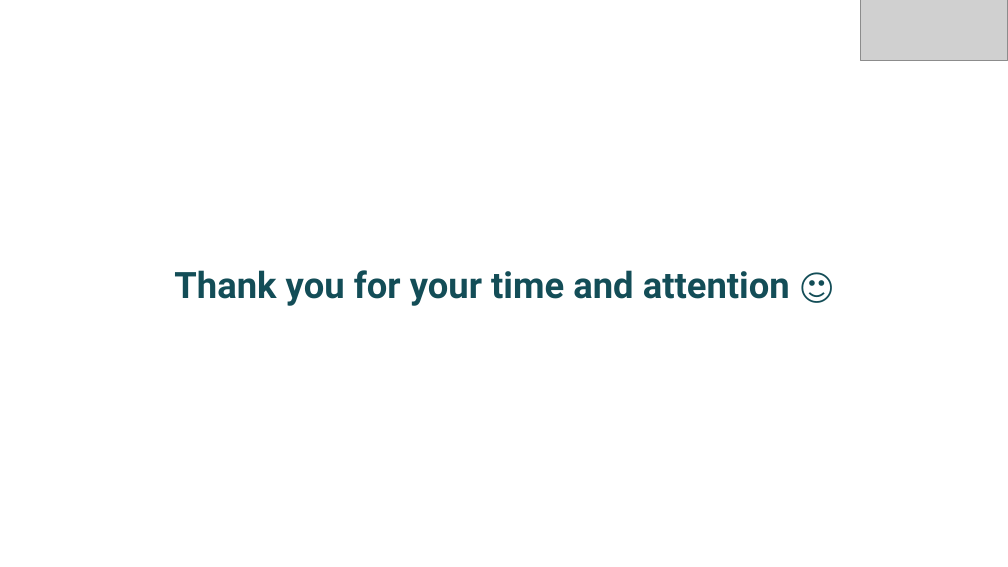
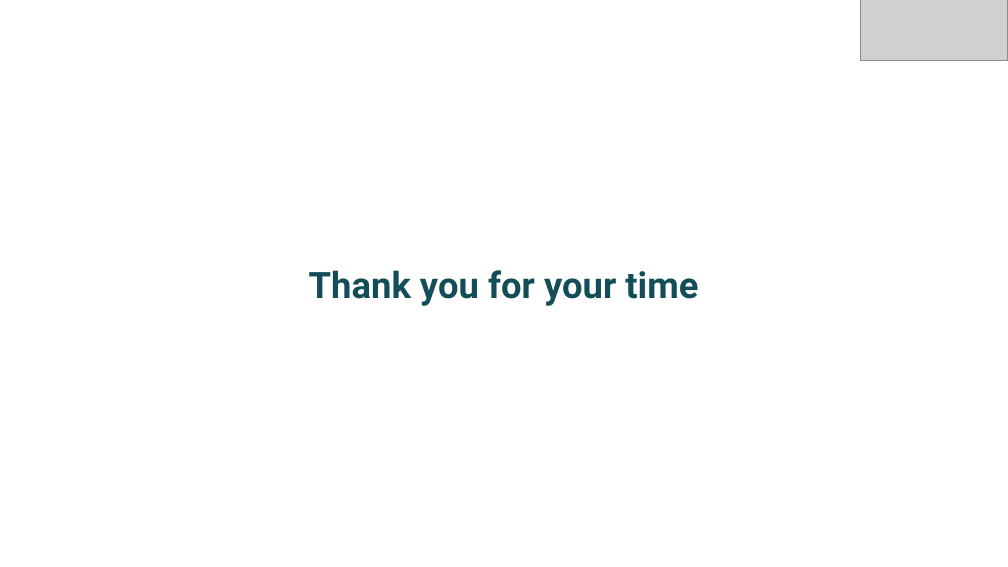
Before and after one commit to bizzfuzz/CHOP-comprehensive-hospital-outcome-prediction-system, a slide deck: slide 14 of CHOP.pptx (slide 9 before the commit). Drawn at 1008x567 pixels with LibreOffice and Linux fonts; fonts in the diff are those of the drawing; grey boxes stand for pictures. Boxes give left, top, right and bottom in pixels: in the first picture for what was removed or moved away, otherwise in the second. Text is boxed around its words. In the diff, an @@ line names an element or a change of style, - is before the commit and + after.

```diff
--- a/CHOP.pptx
+++ b/CHOP.pptx
@@ title at bbox=[309, 270, 698, 306]: text changed @@
-Thank you for your time and attention 🙂
+Thank you for your time
```
Also in this commit, not shown: 4 other slides changed, 5 slides added.
